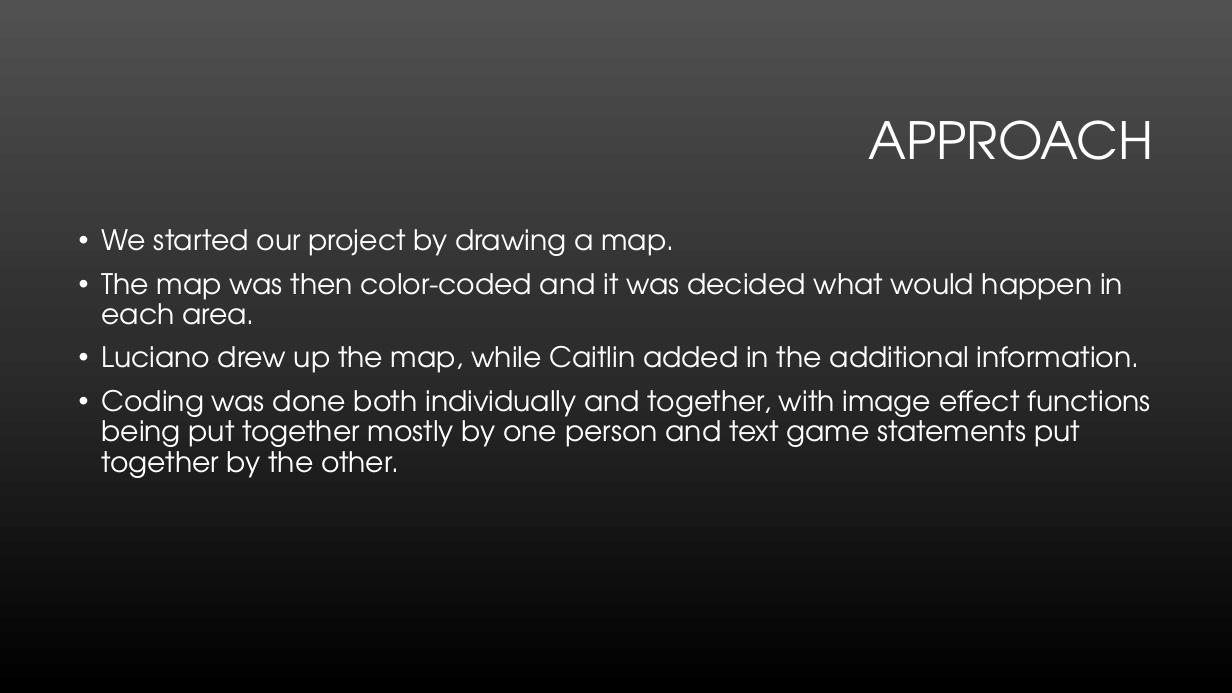
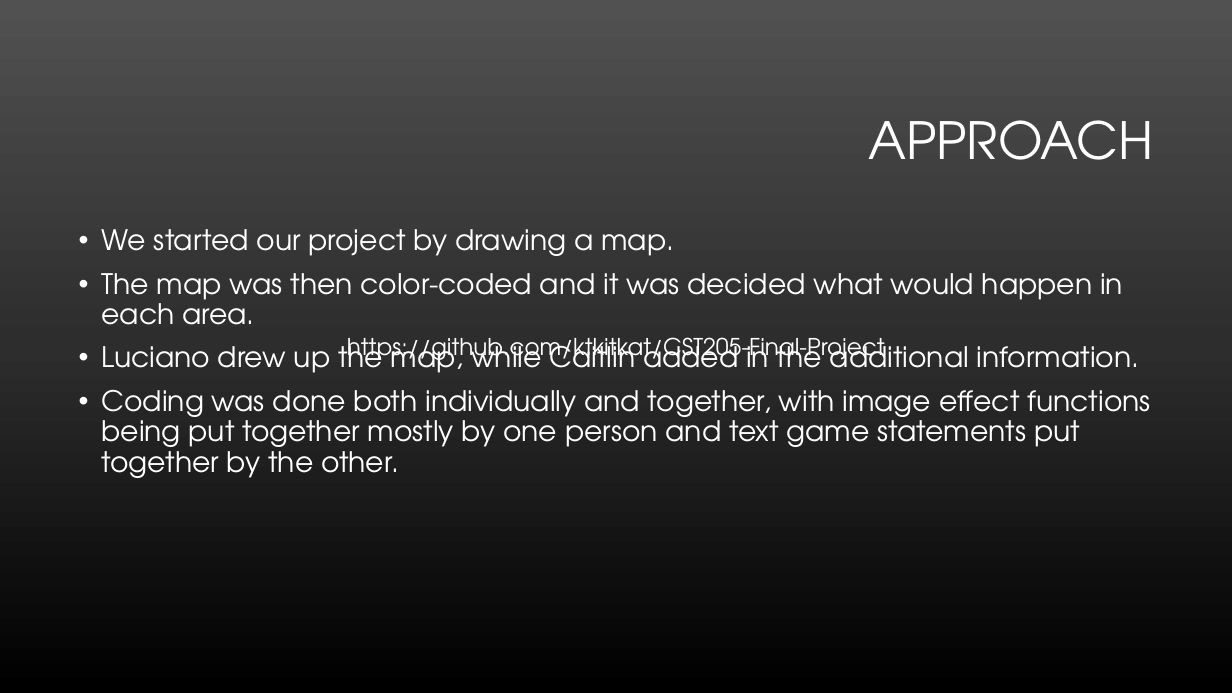
Before and after one commit to kTeaBear/Malice-in-Pyland, a slide deck: slide 4 of CST205 - Final Project Powerpoint.pptx. Drawn at 1232x693 pixels with LibreOffice and Linux fonts; fonts in the diff are those of the drawing; background and template pictures are left out. Boxes give left, top, right and bottom in pixels: in the first picture for what was removed or moved away, otherwise in the second. Text is boxed around its words. In the diff, an @@ line names an element or a change of style, - is before the commit and + after.

```diff
--- a/CST205 - Final Project Powerpoint.pptx
+++ b/CST205 - Final Project Powerpoint.pptx
@@ text added at (x1=347, y1=337, x2=885, y2=366), 18 pt, text #FFFFFF @@
+https://github.com/ktkitkat/CST205-Final-Project
```
Also in this commit, not shown: 4 other slides changed, 3 slides added, 1 slide removed.
